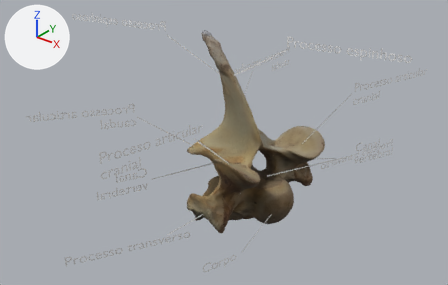
A saved change to the glTF model src/assets/modelos3d/1ª_Vértebra_Torácica.glb.
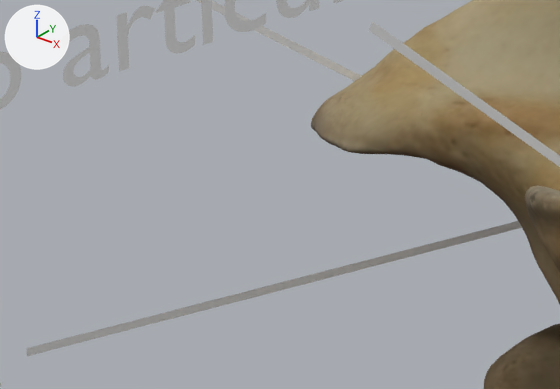
The first picture shows the older version from a 50 mm camera at (2.48, -3.43, 2.26) aimed at (-0.3, 0.04, 0.11). The close-ups show the older and then the newer version on the part from 33% to 49% of the width and 48% to 65% of the height of that picture. Only the edits that show in the close-ups are written down. Lighting does not change. The marker at upper left points along +X, +Y and +Z. Where no turn or scale is listed for an object, it has been applied to the vertices.

The first close-up shows '3DModel.003', 'Texto.011', 'Texto.026', 'Texto.071', 'Texto.076'.
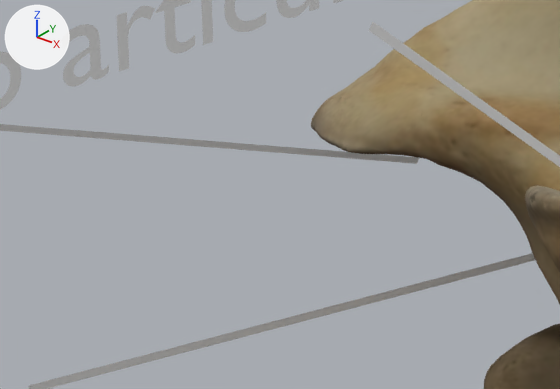
What the commit changed:
Object 'Texto.076' (ob_texto_076) moves from (-0.3515, -0.1084, 0.0365) to (-0.3386, -0.088, 0.0054).
Object 'Texto.076' (ob_texto_076) turns from (90, -31, -138) to (72, -14, -123) degrees about x, y and z.
Object 'Texto.011' (ob_texto_011) moves from (-0.0993, 0.2276, -0.0069) to (-0.0993, 0.2276, -0.0464).

Changed parts and their boxes (x1, y1, x2, y2) in the close-ups (560 x 389 px):
'Texto.011', moved
    before: (26, 221, 522, 356)
    after: (29, 253, 535, 389)
'Texto.076', moved, turned (mostly hidden before)
    before: (195, 0, 362, 81)
    after: (0, 124, 419, 164)
